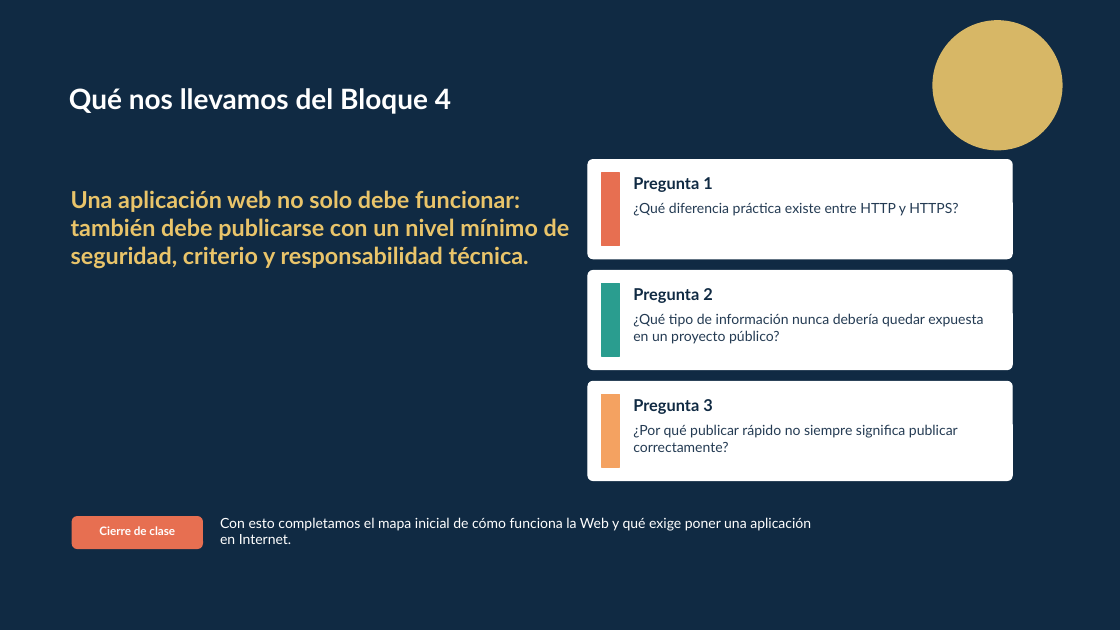
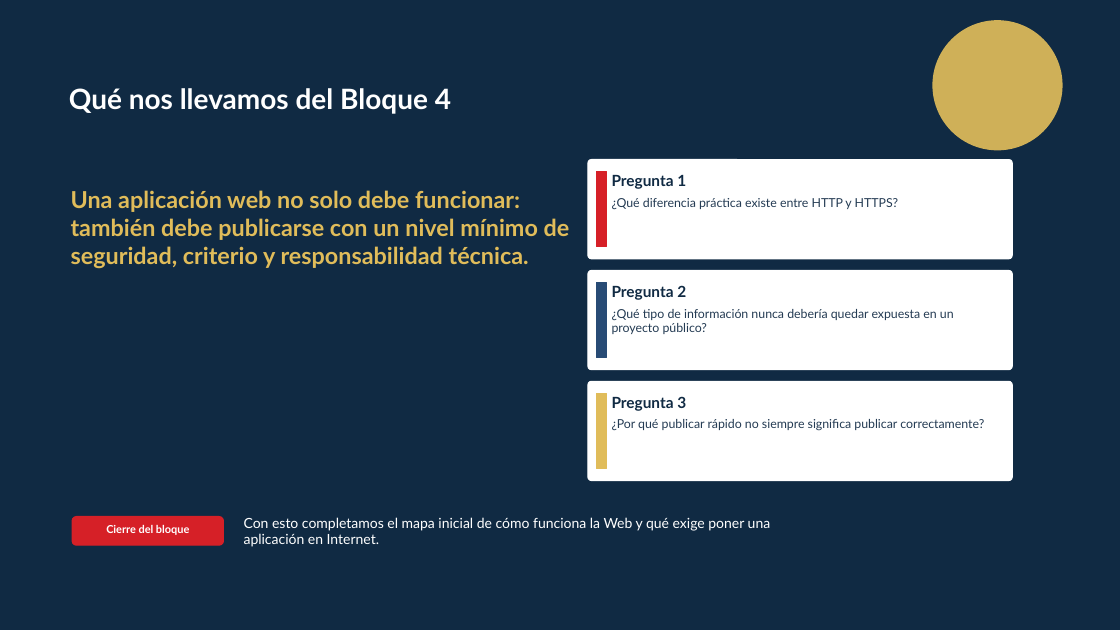
Before and after one commit to Dieg0Code/PRO301_Taller_de_Aplicaciones_para_Internet, a slide deck: slide 60 of clases/semana-01/01/ppt/Clase-01-Bloque-1-La-Web-No-Es-Magia.pptx. Drawn at 1120x630 pixels with LibreOffice and Linux fonts; fonts in the diff are those of the drawing. Boxes give left, top, right and bottom in pixels: in the first picture for what was removed or moved away, otherwise in the second. Text is boxed around its words. In the diff, an @@ line names an element or a change of style, - is before the commit and + after.

```diff
--- a/clases/semana-01/01/ppt/Clase-01-Bloque-1-La-Web-No-Es-Magia.pptx
+++ b/clases/semana-01/01/ppt/Clase-01-Bloque-1-La-Web-No-Es-Magia.pptx
@@ text "Una aplicación web no solo ..." at [71, 190, 570, 268]: text colour #E9C46A to #E0BC5A @@
@@ rectangle: place and size @@
-rectangle at [602, 173, 620, 245]
+rectangle at [597, 171, 607, 247]
@@ rectangle at [597, 171, 607, 247]: fill #E76F51 to #D62027; outline #E76F51 1 pt to #D62027 1 pt @@
@@ text "Pregunta 1": place and size @@
-text "Pregunta 1" at [633, 177, 712, 192]
+text "Pregunta 1" at [612, 175, 686, 189]
@@ text "¿Qué diferencia práctica existe entre ...": place and size @@
-text "¿Qué diferencia práctica existe entre ..." at [633, 202, 958, 216]
+text "¿Qué diferencia práctica existe entre ..." at [612, 198, 899, 209]
@@ rectangle: place and size @@
-rectangle at [602, 284, 620, 356]
+rectangle at [597, 282, 607, 358]
@@ rectangle at [597, 282, 607, 358]: fill #2A9D8F to #284B75; outline #2A9D8F 1 pt to #284B75 1 pt @@
@@ text "Pregunta 2": place and size @@
-text "Pregunta 2" at [633, 288, 712, 303]
+text "Pregunta 2" at [612, 285, 686, 300]
@@ text "¿Qué tipo de información nunca ...": place and size @@
-text "¿Qué tipo de información nunca ..." at [633, 313, 983, 344]
+text "¿Qué tipo de información nunca ..." at [612, 309, 954, 334]
@@ proportions changed in 3 elements at [588, 160, 1012, 259], [588, 271, 1012, 370], [588, 381, 1012, 481] @@
@@ rectangle: place and size @@
-rectangle at [602, 395, 620, 467]
+rectangle at [597, 393, 607, 469]
@@ rectangle at [597, 393, 607, 469]: fill #F4A261 to #E0BC5A; outline #F4A261 1 pt to #E0BC5A 1 pt @@
@@ size 14 to 13.2 pt in 3 elements at [612, 175, 686, 189], [612, 285, 686, 300], [612, 396, 686, 411] @@
@@ text "Pregunta 3": place and size @@
-text "Pregunta 3" at [633, 399, 712, 414]
+text "Pregunta 3" at [612, 396, 686, 411]
@@ size 12 to 10.6 pt in 3 elements at [612, 198, 899, 209], [612, 309, 954, 334], [612, 419, 984, 431] @@
@@ text "¿Por qué publicar rápido no ...": place and size @@
-text "¿Por qué publicar rápido no ..." at [633, 424, 958, 452]
+text "¿Por qué publicar rápido no ..." at [612, 419, 984, 431]
@@ rounded rectangle: place and size @@
-rounded rectangle at [72, 517, 202, 549]
+rounded rectangle at [72, 517, 223, 545]
@@ rounded rectangle at [72, 517, 223, 545]: fill #E76F51 to #D62027; outline #E76F51 1 pt to #D62027 1 pt; proportions changed @@
@@ text at [106, 525, 189, 535]: text changed; size 10 to 9.4 pt @@
-Cierre de clase
+Cierre del bloque
@@ text "Con esto completamos el mapa ..." rewrapped from [220, 517, 811, 544] to [244, 517, 771, 547] @@
```
Also in this commit, not shown: 57 other slides changed, 3 slides added, 2 slides removed, 26 other files.
